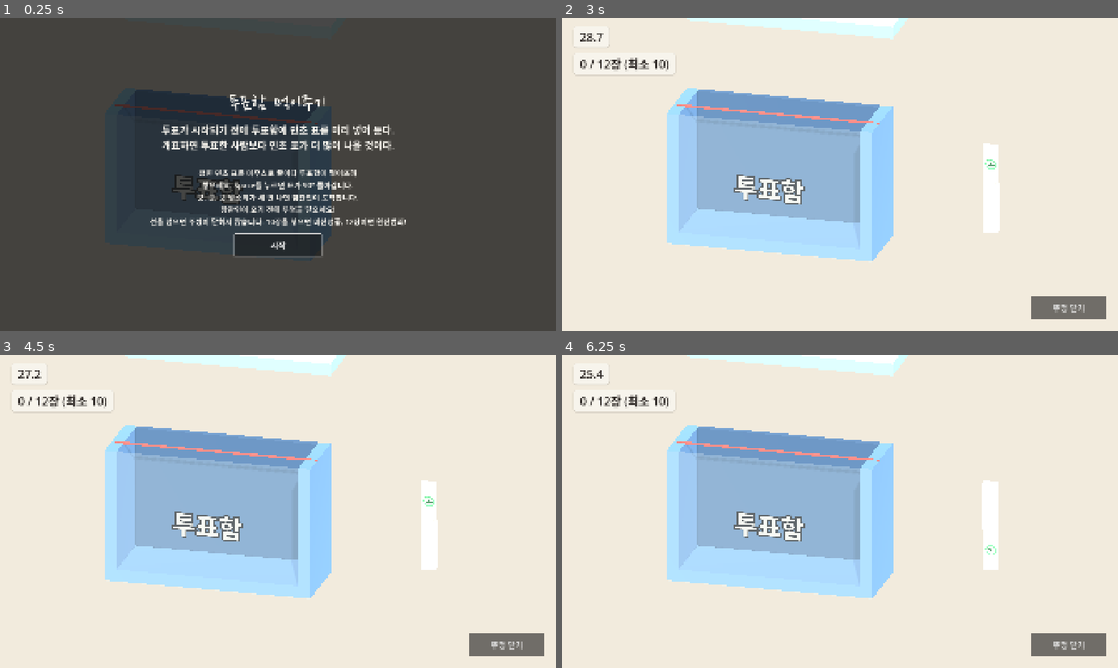
Above: before the commit, frames 1-4 (two rows, left to right).
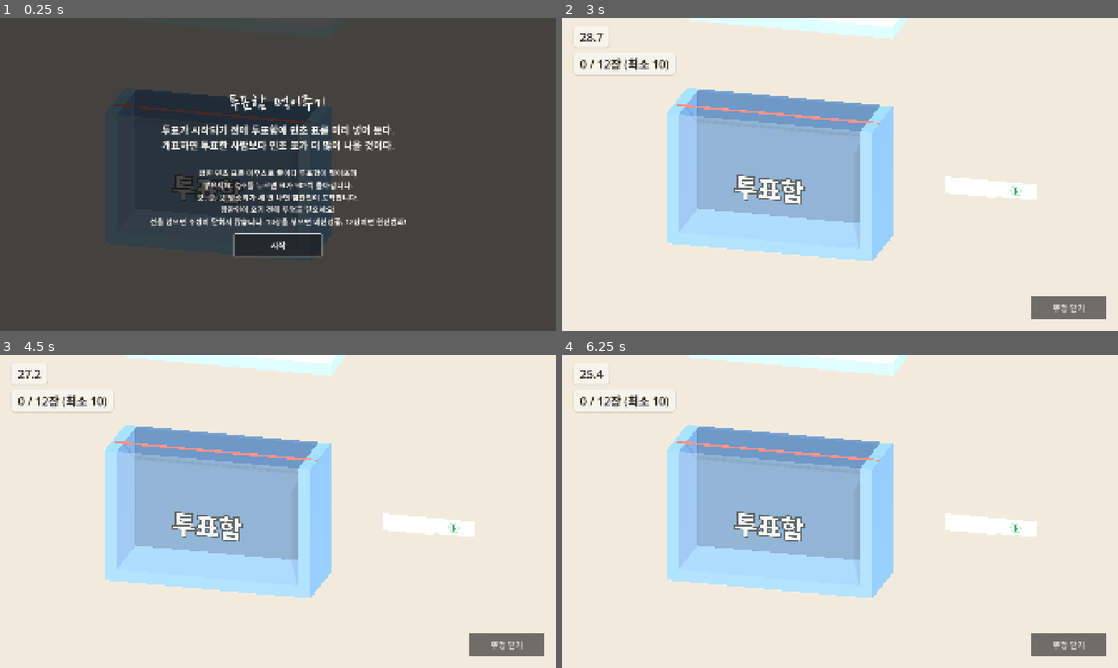
Above: after the commit, the same moments.

Repository: hahaha13791/mincho-game
Game: Godot game, scene res://minigames/ballot_box/ballot_box.tscn
Two runs of this game, one before a commit and one after it. Both use one fixed random seed, a clock stepped at 60 frames per second and the inputs below. This scene is started directly instead of the project's main scene.
Inputs (mouse positions are in pixels of both pictures, inside the frame that each line leads up to):
- Up to frame 1 (0.25 s): no input
- Up to frame 2 (3 s): click "시작" at 0.5 s; click "뚜껑 닫기" at 1.25 s; click "뚜껑 열기" at 2 s; tap Enter (mg_confirm) at 2.75 s; move the mouse to (962, 158) at 2.77 s; hold Right (mg_right) from 2.78 s (still down); hold Space (mg_action) from 2.78 s (still down); click (962, 158) at 2.92 s
- Up to frame 3 (4.5 s): tap Q (mg_rotate_ccw, bound only after the commit) at 3.05, 3.6 s; move the mouse to (166, 527) at 3.52 s; release Right (mg_right) at 3.53 s; release Space (mg_action) at 3.53 s; hold Down (mg_down) 3.53-4.28 s; tap E (mg_rotate_cw, bound only after the commit) at 3.8 s; tap Enter (mg_confirm) at 4.25 s; move the mouse to (333, 442) at 4.27 s; hold Right (mg_right) from 4.28 s (still down); hold E (mg_rotate_cw, bound only after the commit) from 4.28 s (still down)
- Up to frame 4 (6.25 s): tap Space (mg_action) at 4.55, 5.1 s; move the mouse to (812, 574) at 5.02 s; release Right (mg_right) at 5.03 s; release E (mg_rotate_cw, bound only after the commit) at 5.03 s; hold Up (mg_up) 5.03-5.78 s; click (812, 574) at 5.17 s; tap Q (mg_rotate_ccw, bound only after the commit) at 5.3 s; move the mouse to (1006, 558) at 5.77 s; hold Left (mg_left) from 5.78 s (still down); hold Enter (mg_confirm) from 5.78 s (still down); tap E (mg_rotate_cw, bound only after the commit) at 6.05 s

The runs differ from the first frame. In frame 1, 0.4% of the frame differs, in the area x 36-64%, y 52-56%; in frame 2, 1.4%, in the area x 68-86%, y 40-69%; in frame 3, 1.4%; in frame 4, 1.4%.

Commit message:
feat(minigames/ballot_box): 표 회전 키를 Space에서 Q(반시계)·E(시계)로
Co-Authored-By: Claude Opus 5.5 <noreply@anthropic.com>

Diff:
--- a/minigames/ballot_box/ballot_box.gd
+++ b/minigames/ballot_box/ballot_box.gd
@@ -32,7 +32,7 @@
 const THUMPS: int = 3 # 도착 예고 발소리 수. 하나씩 늘어난다
 const THUMP_GAP: float = 0.8 # 발소리 간격. 마지막 쿵 → 도착 = warn_lead - (THUMPS - 1) × 이 값
 const INTRO_TEXT: String = "투표가 시작되기 전에 투표함에 민초 표를 미리 넣어 둔다. 개표하면 투표한 사람보다 민초 표가 더 많이 나올 것이다." # 튜토리얼 위 칸: 어떤 수법인지
-const TUTORIAL_TEXT: String = "접힌 민초 표를 마우스로 끌어다 투표함에 떨어뜨려 쌓으세요. Space를 누르면 표가 90° 돌아갑니다.\n쿵, 쿵, 쿵 발소리가 세 번 나면 참관인이 도착합니다.\n참관인이 오기 전에 뚜껑을 닫으세요!\n선을 넘으면 뚜껑이 닫히지 않습니다. 10장을 넣으면 미션성공, 12장이면 완전범죄!"
+const TUTORIAL_TEXT: String = "접힌 민초 표를 마우스로 끌어다 투표함에 떨어뜨려 쌓으세요. Q·E를 누르면 표가 90°씩 돌아갑니다.\n쿵, 쿵, 쿵 발소리가 세 번 나면 참관인이 도착합니다.\n참관인이 오기 전에 뚜껑을 닫으세요!\n선을 넘으면 뚜껑이 닫히지 않습니다. 10장을 넣으면 미션성공, 12장이면 완전범죄!"
 
 @export var id: StringName = &"ballot_box"
 @export var perfect_papers: int = 12 # 이 장수 이상 + 여유 있게 닫으면 완전범죄
@@ -152,8 +152,10 @@
 func _unhandled_input(event: InputEvent) -> void:
 	if _state != State.PLAYING or _lid_closed:
 		return
-	if event.is_action_pressed("mg_action"):
-		_rotate_paper()
+	if event.is_action_pressed("mg_rotate_ccw"):
+		_rotate_paper(PI / 2.0)
+	elif event.is_action_pressed("mg_rotate_cw"):
+		_rotate_paper(-PI / 2.0)
 	elif event is InputEventMouseButton:
 		var mb: InputEventMouseButton = event
 		if mb.button_index == MOUSE_BUTTON_LEFT:
@@ -260,14 +262,14 @@
 			return
 
 
-# Space: 집은 표(없으면 대기 중인 표)를 90° 돌린다. 집은 표는 마우스로 잡은 점을 축으로 돈다
-func _rotate_paper() -> void:
+# Q(반시계)·E(시계): 집은 표(없으면 대기 중인 표)를 90° 돌린다. 집은 표는 마우스로 잡은 점을 축으로 돈다
+func _rotate_paper(angle: float) -> void:
 	var p: BallotPaper = _held if _held != null else _tray
 	if p == null:
 		return
-	p.rotation.z += PI / 2.0
+	p.rotation.z += angle
 	if p == _held:
-		_held_offset = _held_offset.rotated(Vector3.BACK, PI / 2.0)
+		_held_offset = _held_offset.rotated(Vector3.BACK, angle)
 
 
 func _drop() -> void:
--- a/project.godot
+++ b/project.godot
@@ -64,6 +64,14 @@
 "events": [Object(InputEventKey,"resource_local_to_scene":false,"resource_name":"","device":-1,"window_id":0,"alt_press …(495 unchanged characters)…
 ]
 }
+mg_rotate_ccw={
+"deadzone": 0.2,
+"events": [Object(InputEventKey,"resource_local_to_scene":false,"resource_name":"","device":-1,"window_id":0,"alt_pressed":false,"shift_pressed":false,"ctrl_pressed":false,"meta_pressed":false,"pressed":false,"keycode":0,"physical_keycode":81,"key_label":0,"unicode":0,"location":0,"echo":false,"script":null)]
+}
+mg_rotate_cw={
+"deadzone": 0.2,
+"events": [Object(InputEventKey,"resource_local_to_scene":false,"resource_name":"","device":-1,"window_id":0,"alt_pressed":false,"shift_pressed":false,"ctrl_pressed":false,"meta_pressed":false,"pressed":false,"keycode":0,"physical_keycode":69,"key_label":0,"unicode":0,"location":0,"echo":false,"script":null)]
+}
 
 [physics]
 
Not shown, changed: .claude/CLAUDE.md
Not shown, changed: docs/todo/progress.md
Not shown, changed: docs/텍스트목록.md
